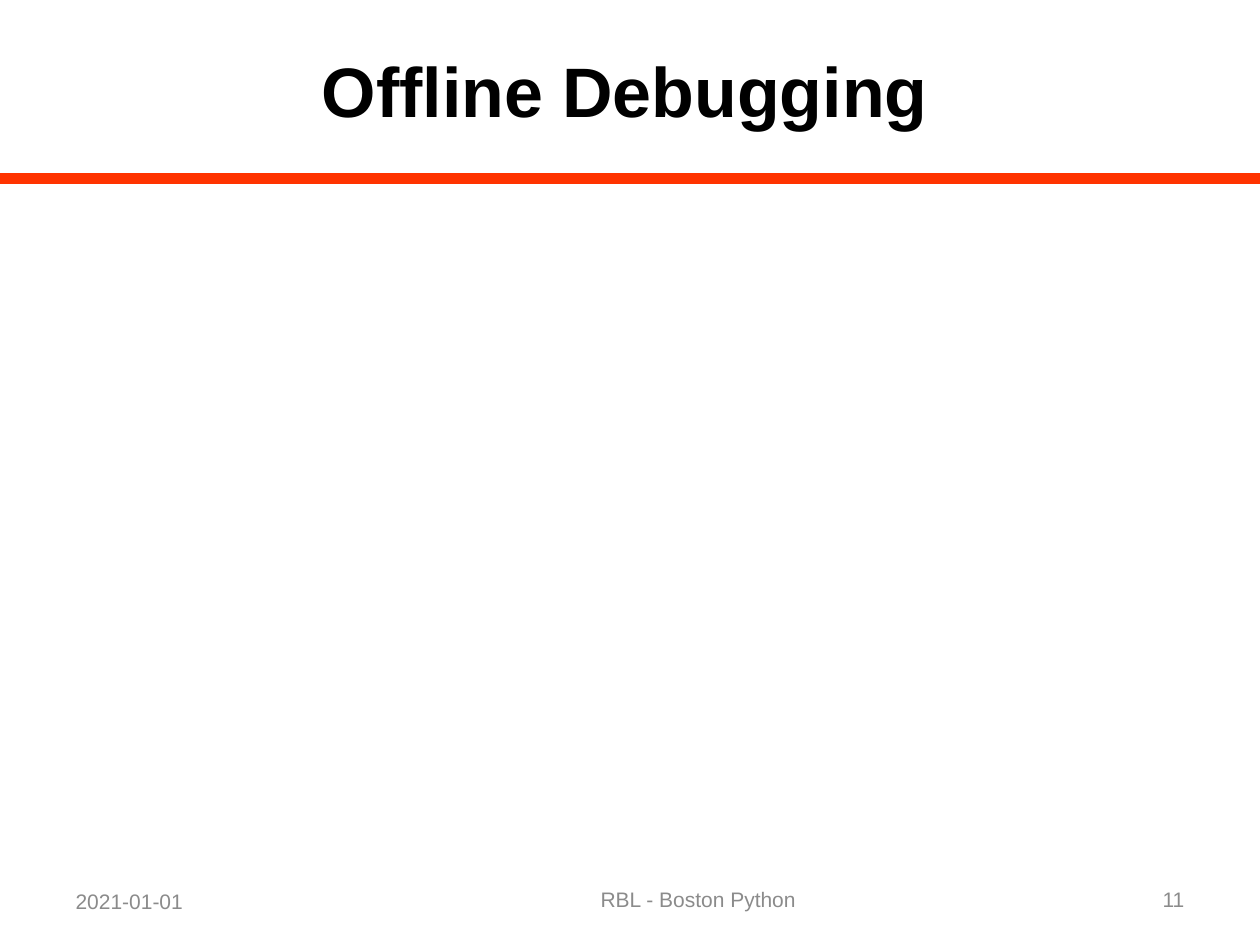
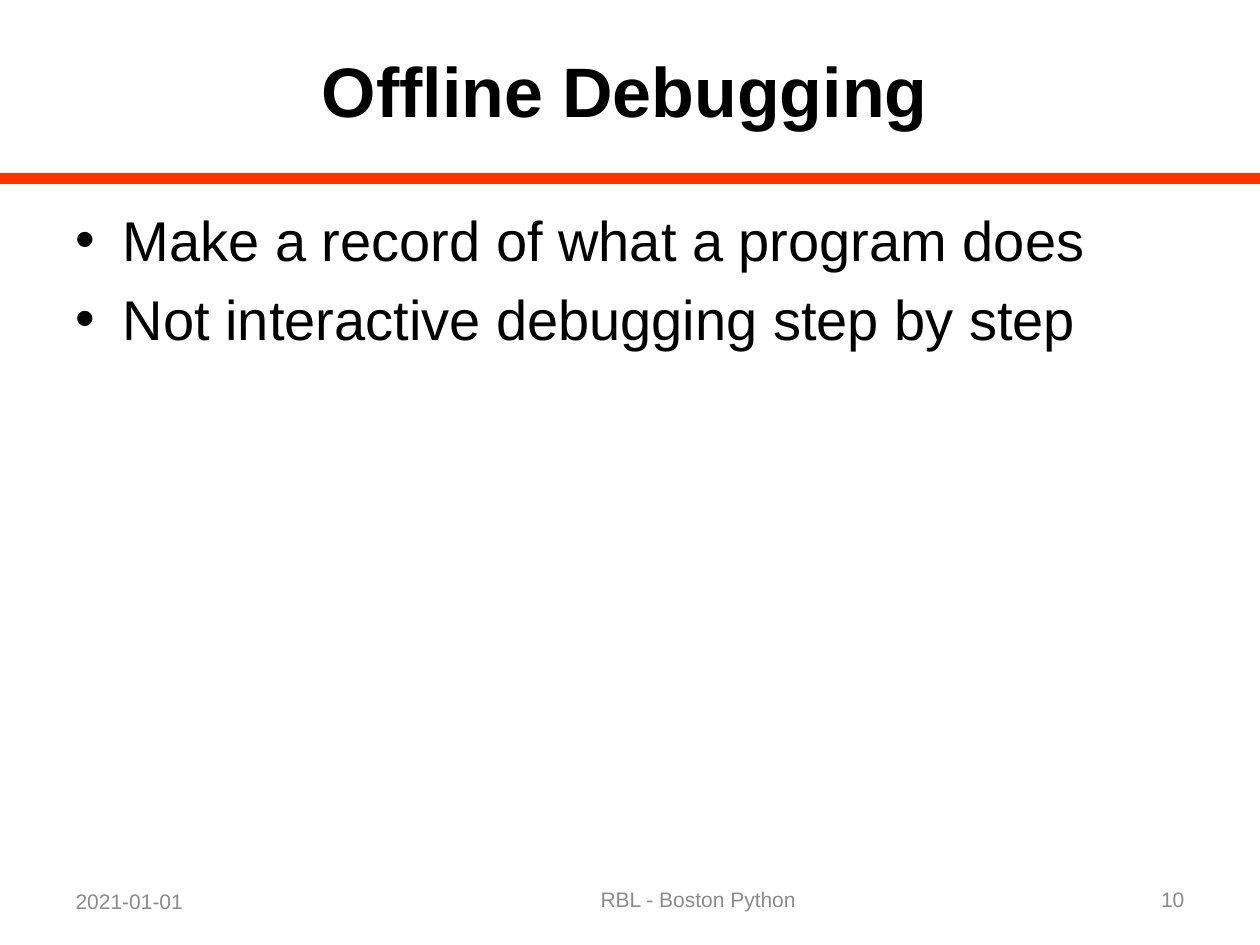
Before and after one commit to rblandau/NewTrace, a slide deck: slide 10 of docs/OfflineDebugging/A Dinosaur and a Python 02.pptx (slide 11 before the commit). Drawn at 1260x945 pixels with LibreOffice and Linux fonts; fonts in the diff are those of the drawing. Boxes give left, top, right and bottom in pixels: in the first picture for what was removed or moved away, otherwise in the second. Text is boxed around its words. In the diff, an @@ line names an element or a change of style, - is before the commit and + after.

```diff
--- a/docs/OfflineDebugging/A Dinosaur and a Python 02.pptx
+++ b/docs/OfflineDebugging/A Dinosaur and a Python 02.pptx
@@ text added at (123,220,1084,351), 32 pt, text #000000 @@
+• Make a record of what a program does
+• Not interactive debugging step by step
@@ page number at (1161,892,1184,907): text changed @@
-11
+10
```
Also in this commit, not shown: 2 other slides changed, 1 slide removed, 1 other file.
